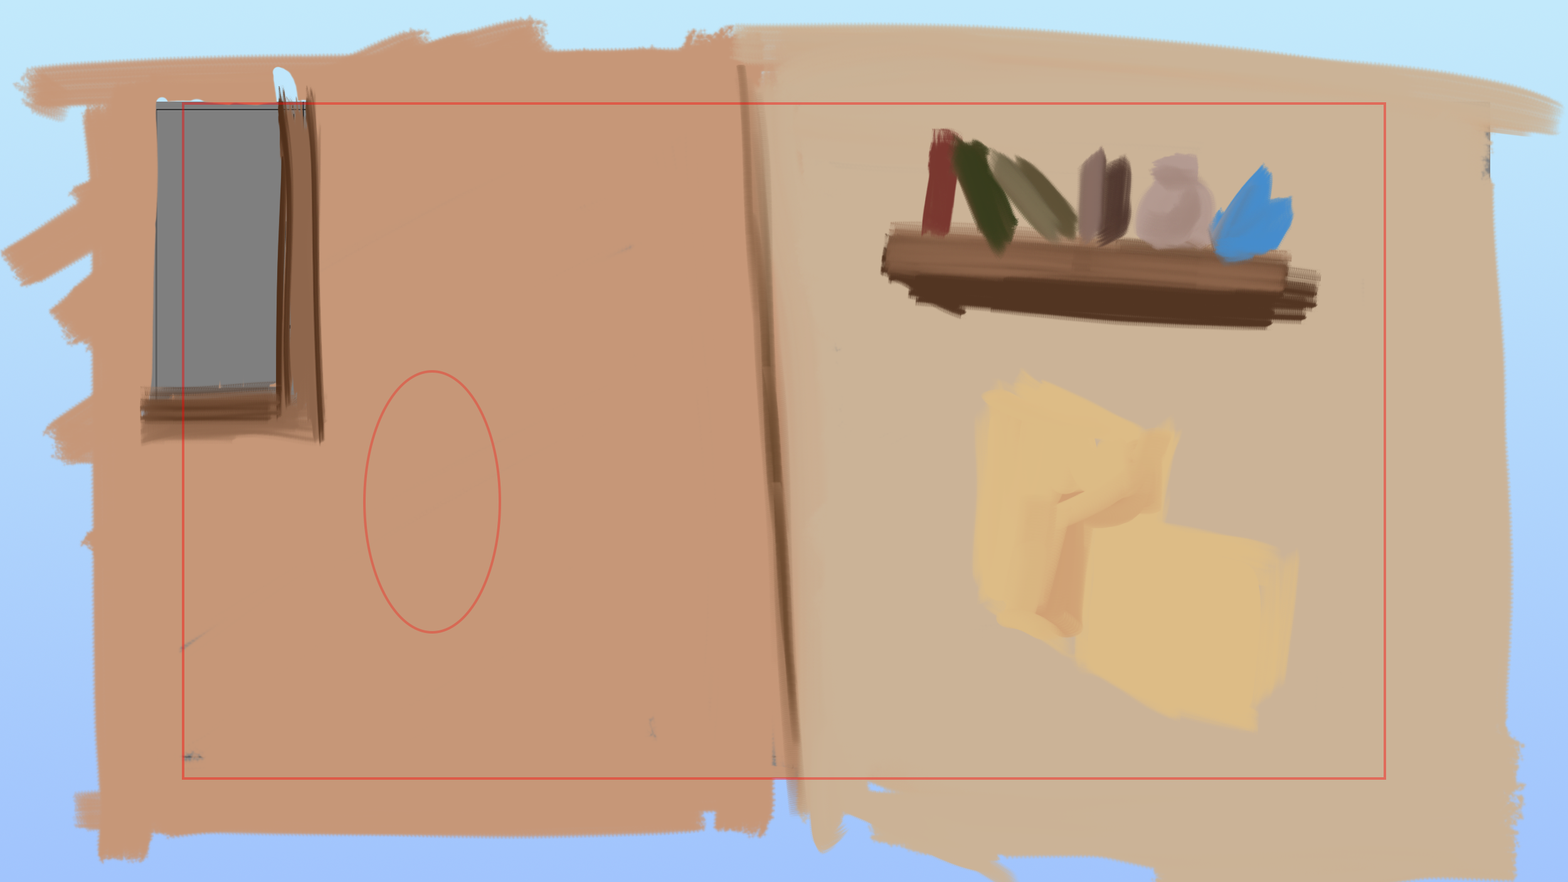
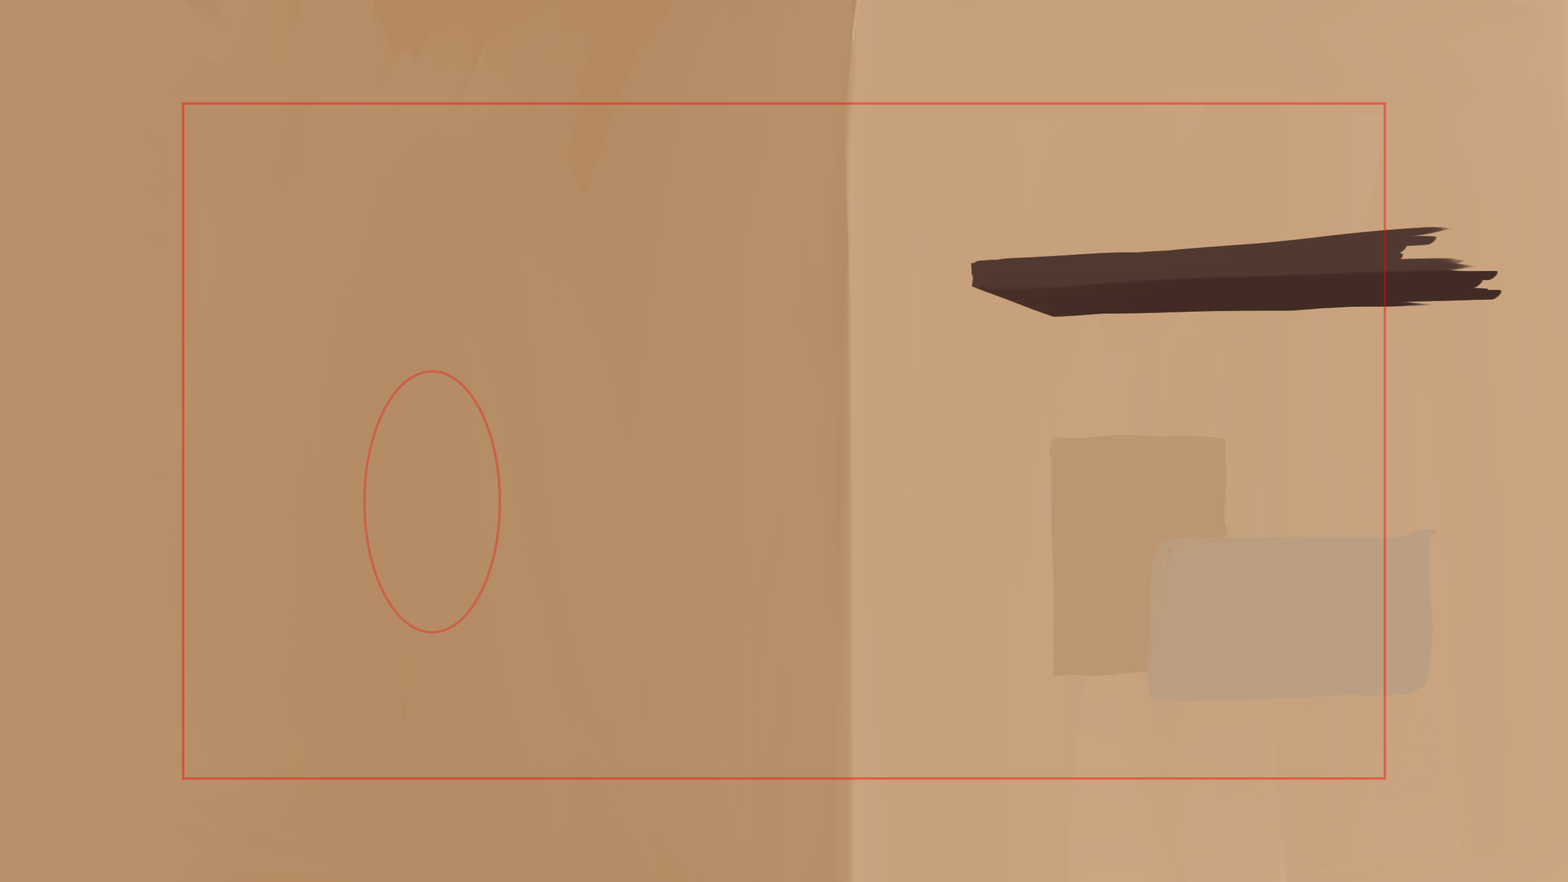
Comparing the layer stacks of the two (1568, 882) images. Changes:
renamed "walls" to "Layer 4", moved it into group "MG", painted on it over bbox(0, 13, 1568, 882)
added layer "house" in group "MG" over bbox(0, 0, 1568, 882)
removed layer "Layer 4" (in "BG") from group "BG" over bbox(969, 365, 1303, 736)
removed layer "shelf" from group "BG" over bbox(879, 126, 1323, 332)
painted on "Layer 3" over bbox(149, 94, 1568, 802)
painted on "Gradient Fill 1" over bbox(0, 0, 1568, 882)